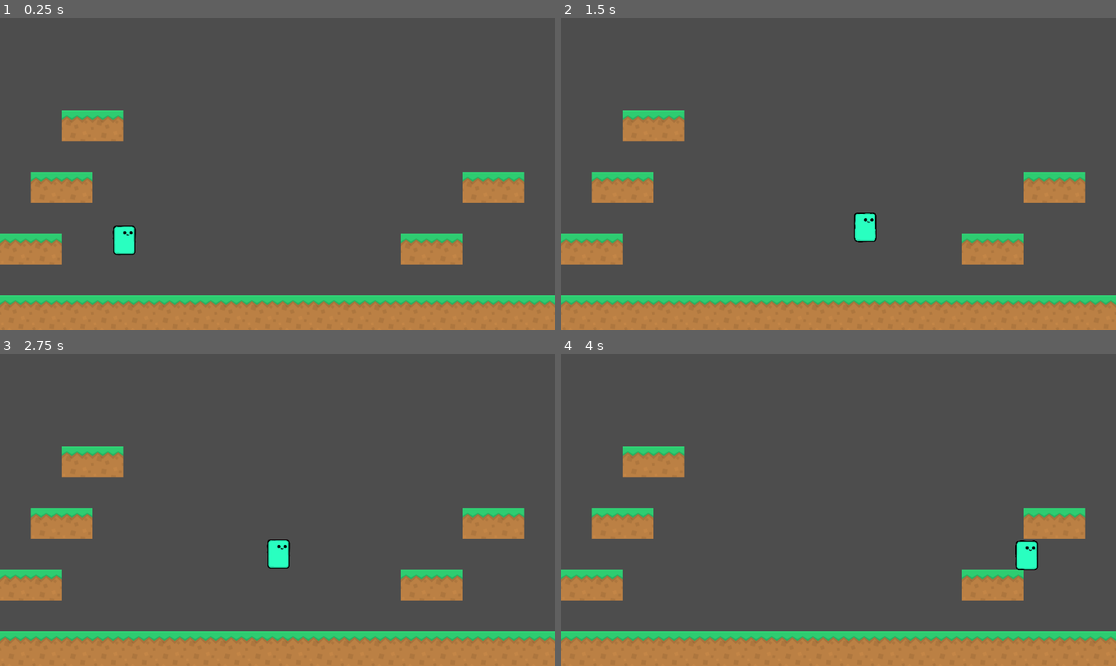
Above: before the commit, frames 1-4 (two rows, left to right).
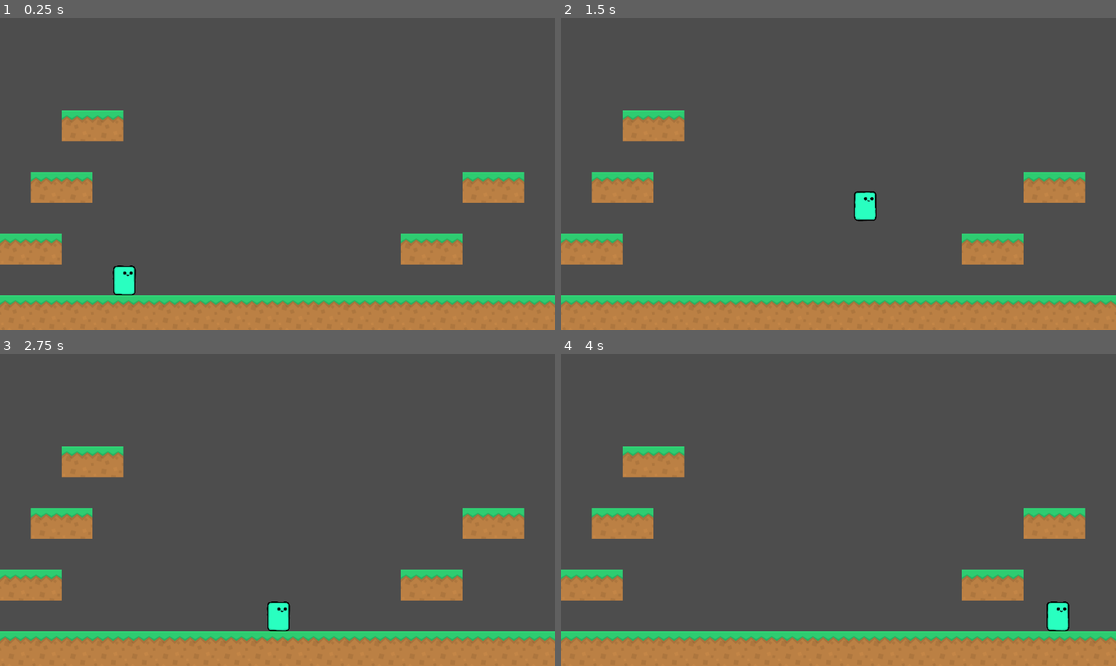
Above: after the commit, the same moments.

Repository: mikanthrop/Projektstudium_Fukurou
Game: Godot game, scene res://assets/scenes/main.tscn
Two runs of this game, one before a commit and one after it. Both use one fixed random seed, a clock stepped at 60 frames per second and the inputs below.
Inputs:
- Up to frame 1 (0.25 s): no input
- Up to frame 2 (1.5 s): hold Up (jump) 0.53-1.28 s; hold Right (move_right) from 0.53 s (still down); tap Up (jump) at 1.35 s
- Up to frame 3 (2.75 s): tap Up (jump) at 1.52, 1.82 s; release Right (move_right) at 2.03 s; hold Left (move_left) from 2.03 s (still down); hold Up (jump) from 2.03 s (still down)
- Up to frame 4 (4 s): release Left (move_left) at 2.78 s; release Up (jump) at 2.78 s; hold Right (move_right) from 2.78 s (still down); tap Up (jump) at 2.85, 3.02, 3.32 s; hold Up (jump) from 3.53 s (still down)

The runs differ from the first frame. In frame 1, 0.8% of the frame differs, in the area x 20-25%, y 66-89%; in frame 2, 0.6%; in frame 3, 0.8%; in frame 4, 0.8%, in the area x 81-92%, y 59-89%.

Commit message:
Feat: adjustable height jump *
by holding down the jump button the player can extend the jump height and width

Diff:
--- a/assets/scenes/player.tscn
+++ b/assets/scenes/player.tscn
@@ -60,8 +60,7 @@
 [node name="falling" type="Node" parent="state_machine" node_paths=PackedStringArray("coyote_timer", "idle_state", "walk_state", "jump_state", "fall_state")]
 script = ExtResource("7_hs6ll")
 coyote_timer = NodePath("../../CoyoteTimer")
-jump_height = 200.0
-jump_time_to_descent = 0.2
+jump_time_to_descent = 0.3
 idle_state = NodePath("../idling")
 walk_state = NodePath("../walking")
 jump_state = NodePath("../jumping")
--- a/assets/scripts/Player/movement/falling.gd
+++ b/assets/scripts/Player/movement/falling.gd
@@ -2,10 +2,10 @@
 
 @export var coyote_timer: Timer
 
-@export var jump_height: float
+#var jump_height: float = jump_state.jump_height
 @export var jump_time_to_descent: float
 
-@onready var FALL_GRAVITY: float =  (-1) * ((-2 * jump_height) / (jump_time_to_descent * jump_time_to_descent))
+@onready var FALL_GRAVITY: float =  (-1) * ((-2 * jump_state.jump_height) / (jump_time_to_descent * jump_time_to_descent))
 
 func enter() -> void:
 	super()
@@ -23,7 +23,7 @@
 
 func _process_physics(delta: float) -> Base_State:
 	if not parent.is_on_floor():
-		parent.velocity.y += gravity * delta
+		parent.velocity.y += FALL_GRAVITY * delta
 
 	var movement = Input.get_axis("move_left", "move_right") * (parent.MOVE_SPEED)
 	parent.velocity.x = movement
--- a/assets/scripts/Player/movement/jumping.gd
+++ b/assets/scripts/Player/movement/jumping.gd
@@ -8,31 +8,33 @@
 @onready var JUMP_VELOCITY: float = (-1.0) * ((2.0 * jump_height) / jump_time_to_peak)
 @onready var JUMP_GRAVITY: float = (-1.0) * ((-2.0 * jump_height) / (jump_time_to_peak * jump_time_to_peak))
 
+var jump_height_timer: float = 0.0
 
 func enter() -> void:
 	super()
 	print("changed state to jumping")
 	print("JUMP_VELOCITY: ", JUMP_VELOCITY, " | JUMP_GRAVITY: ", JUMP_GRAVITY)
 
+	# Start the jump height timer
 	# set player velocity to calculated jump velocity
 	parent.velocity.y = JUMP_VELOCITY
 	coyote_timer.stop()
 
 
-func _process_input(_event: InputEvent) -> Base_State:
-	print("state jumping: Input before while: ", _event)
-	while _event.is_pressed():
-		print("state jumping: Input: ", Input)
-		parent.velocity.y = 0
+func process_input(_event: InputEvent) -> Base_State:
+	# If the jump button is released, transition to falling state
+	if !Input.is_action_pressed("jump"):
 		return fall_state
 	return null
 
 func _process_physics(delta: float) -> Base_State:
 	parent.velocity.y += JUMP_GRAVITY * delta
+	# add delta to jump_height_timer
+	jump_height_timer += delta
 	print("state jumping: parent velocity at ", parent.velocity.y)
 
 	# checking for player falling
-	if parent.velocity.y > 0:
+	if parent.velocity.y > 0 or jump_height_timer == jump_time_to_peak:
 		return fall_state
 
 	# flipping animations
